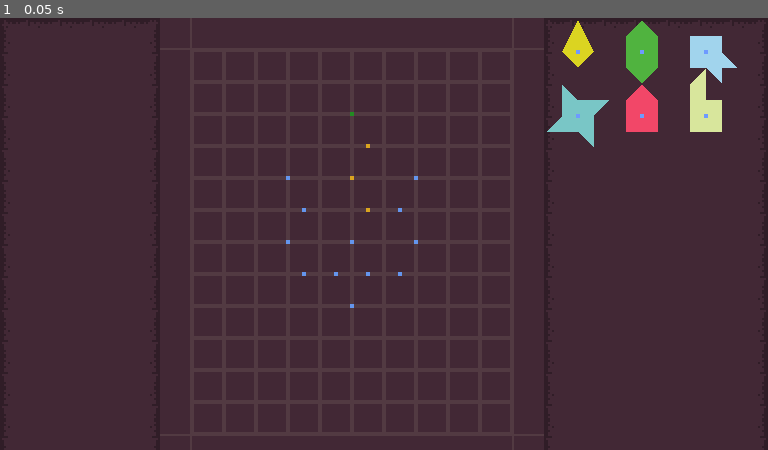
Above: before the commit, frame 1.
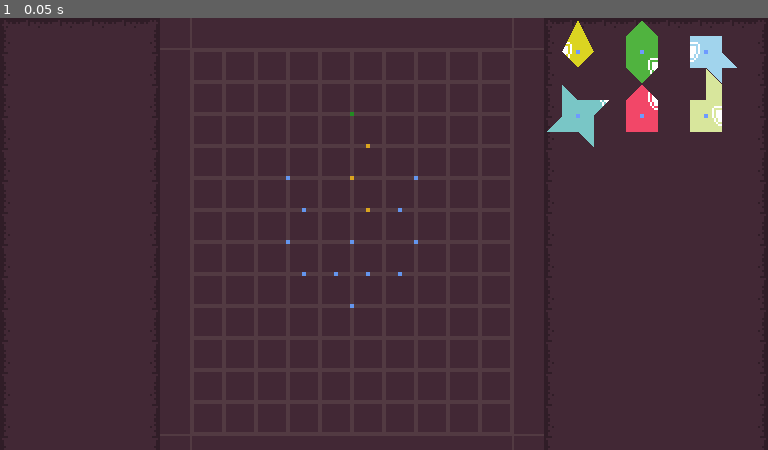
Above: after the commit, the same moment.

Repository: roam1n/forge
Game: Godot game, scene res://Scenes/foundryRoom.tscn
The game is run twice, just before and just after one commit, with the same random seed, the same clock (stepped at 60 frames per second) and the same inputs. The project has no main scene, so this scene is started directly.
Inputs:
- Up to frame 1 (0.05 s): no input

The runs differ from the first frame. In frame 1, 0.4% of the frame differs, in the area x 73-95%, y 5-25%.

Commit message:
feat:随机生成魔纹的位置

Diff:
--- a/Elements/backpack/chunk.gd
+++ b/Elements/dotMatrix/chunk.gd
@@ -2,7 +2,10 @@
 
 @onready var collision_polygon_2d: CollisionPolygon2D = $CollisionPolygon2D
 @onready var polygon_2d: Polygon2D = $Polygon2D
+@onready var polygon_2d_2: Polygon2D = $Polygon2D2
 @onready var dot: Polygon2D = $Dot
+
+const _010 = preload("res://assets/magic_patterns/010.png")
 
 signal focus_chunk(chunk: Area2D)
 signal unfocus_chunk(chunk: Area2D)
@@ -41,6 +44,11 @@
 		collision_polygon_2d.polygon = new_polygon
 	if polygon_2d is Polygon2D:
 		polygon_2d.polygon = new_polygon
+		polygon_2d_2.polygon = new_polygon
+		polygon_2d_2.texture = _010
+		data.generate_patterns_data()
+		if data.patterns_data.size() > 0:
+			polygon_2d_2.texture_offset = Vector2(CHUNK_SCALE,CHUNK_SCALE) - data.patterns_data.keys().pick_random() * CHUNK_SCALE
 
 # 按住鼠标左键移动chunk，点击一下鼠标右键旋转一次块
 func _on_input_event(_viewport: Node, event: InputEvent, _shape_idx: int) -> void:
--- a/Elements/backpack/chunk.tscn
+++ b/Elements/dotMatrix/chunk.tscn
@@ -1,6 +1,6 @@
 [gd_scene load_steps=3 format=3 uid="uid://cs0b85gxou0vh"]
 
-[ext_resource type="Script" path="res://Elements/backpack/chunk.gd" id="1_jgg18"]
+[ext_resource type="Script" path="res://Elements/dotMatrix/chunk.gd" id="1_jgg18"]
 [ext_resource type="Resource" uid="uid://d0nrip1wymjnb" path="res://dataTables/chunks/starlight.tres" id="2_cacq0"]
 
 [node name="Chunk" type="Area2D" groups=["chunk"]]
@@ -14,6 +14,8 @@
 [node name="Polygon2D" type="Polygon2D" parent="."]
 polygon = PackedVector2Array(-5, -5, 5, -5, 5, 5, -5, 5)
 
+[node name="Polygon2D2" type="Polygon2D" parent="."]
+
 [node name="Dot" type="Polygon2D" parent="."]
 color = Color(0.435294, 0.603922, 1, 1)
 polygon = PackedVector2Array(-1, -1, 1, -1, 1, 1, -1, 1)
--- a/Scenes/foundryRoom.tscn
+++ b/Scenes/foundryRoom.tscn
@@ -2,7 +2,7 @@
 
 [ext_resource type="Script" path="res://Scenes/foundryRoom.gd" id="1_q1cvm"]
 [ext_resource type="Texture2D" uid="uid://cc5msn0226lda" path="res://assets/0x72_16x16DungeonTileset.v5.png" id="2_env5p"]
-[ext_resource type="PackedScene" uid="uid://cs0b85gxou0vh" path="res://Elements/backpack/chunk.tscn" id="2_nsnny"]
+[ext_resource type="PackedScene" uid="uid://cs0b85gxou0vh" path="res://Elements/dotMatrix/chunk.tscn" id="2_nsnny"]
 [ext_resource type="PackedScene" uid="uid://b2im3a2kfprgu" path="res://Elements/dotMatrix/dot_matrix.tscn" id="2_ot4po"]
 [ext_resource type="Resource" uid="uid://dgg1m1rgwiv1r" path="res://dataTables/chunks/tidal.tres" id="3_rgvl5"]
 [ext_resource type="Resource" uid="uid://cmr62hpr1bk26" path="res://dataTables/chunks/life.tres" id="3_sq5br"]
--- a/dataTables/chunks/blaze.tres
+++ b/dataTables/chunks/blaze.tres
@@ -4,6 +4,7 @@
 
 [resource]
 script = ExtResource("1_awf4w")
+name = "烈焰"
 polygon = PackedVector2Array(-0.999, -0.999, 0, -1.999, 0.999, -0.999, 0.999, 0.999, -0.999, 0.999)
-name = "烈焰"
 color = Color(0.949869, 0.2811, 0.408495, 1)
+patterns_data = {}
--- a/dataTables/chunks/life.tres
+++ b/dataTables/chunks/life.tres
@@ -4,6 +4,7 @@
 
 [resource]
 script = ExtResource("1_ienpv")
+name = "生命"
 polygon = PackedVector2Array(-0.999, -0.999, 0, -1.999, 0.999, -0.999, 0.999, 0.999, 0, 1.999, -0.999, 0.999)
-name = "生命"
 color = Color(0.317647, 0.701961, 0.25098, 1)
+patterns_data = {}
--- a/dataTables/chunks/resonance.tres
+++ b/dataTables/chunks/resonance.tres
@@ -4,6 +4,7 @@
 
 [resource]
 script = ExtResource("1_1m2x8")
-polygon = PackedVector2Array(-0.999, 0.999, 0.999, 0.999, 0.999, -0.999, -0.001, -0.999, -0.001, -2.999, -0.999, -1.999)
 name = "共鸣"
+polygon = PackedVector2Array(-0.999, 0.999, 0.999, 0.999, 0.999, -1.999, 0.001, -2.999, 0.001, -0.999, -0.999, -0.999)
 color = Color(0.85098, 0.905882, 0.611765, 1)
+patterns_data = {}
--- a/dataTables/chunks/starlight.tres
+++ b/dataTables/chunks/starlight.tres
@@ -4,6 +4,7 @@
 
 [resource]
 script = ExtResource("1_5bdfp")
+name = "星辉"
 polygon = PackedVector2Array(0, -1.999, 0.999, 0, 0, 0.999, -0.999, 0)
-name = "星辉"
 color = Color(0.858824, 0.835294, 0.129412, 1)
+patterns_data = {}
--- a/dataTables/chunks/storm.tres
+++ b/dataTables/chunks/storm.tres
@@ -4,6 +4,7 @@
 
 [resource]
 script = ExtResource("1_dptxy")
+name = "风暴"
 polygon = PackedVector2Array(-0.001, -0.999, 1.999, -0.999, 0.999, -0.001, 0.999, 1.999, 0.001, 0.999, -1.999, 0.999, -0.999, 0.001, -0.999, -1.999)
-name = "风暴"
 color = Color(0.478431, 0.780392, 0.780392, 1)
+patterns_data = {}
--- a/dataTables/chunks/tidal.tres
+++ b/dataTables/chunks/tidal.tres
@@ -4,6 +4,7 @@
 
 [resource]
 script = ExtResource("1_a62ai")
+name = "潮汐"
 polygon = PackedVector2Array(-0.999, -0.999, 0.999, -0.999, 0.999, 0, 1.999, 0.999, 0.999, 0.999, 0.999, 1.999, 0, 0.999, -0.999, 0.999)
-name = "潮汐"
 color = Color(0.635294, 0.835294, 0.933333, 1)
+patterns_data = {}
--- a/scripts/Chunk.gd
+++ b/scripts/Chunk.gd
@@ -1,6 +1,99 @@
 class_name Chunk
 extends Resource
 
-@export var polygon: PackedVector2Array = PackedVector2Array()
 @export var name: String
+@export var polygon: PackedVector2Array :
+	set(value):
+		_format_polygon = _handle_polygon(value)
+		polygon = value
 @export_color_no_alpha var color: Color = Color.GAINSBORO
+@export var patterns_data: Dictionary
+
+var _format_polygon: PackedVector2Array
+
+
+# 通过遍历点，生成可生成魔纹的中心点位置及包含魔纹哪些部分
+func generate_patterns_data() -> void:
+	_check_point_of_first_ring(2)
+	_check_point_of_first_ring(3)
+	_check_point_of_first_ring(1)
+
+# 目前点的数据为了相邻的点不产生重叠，有一定点偏移量
+func _check_point_of_first_ring(num: int) -> void:
+	var points: PackedVector2Array = _generate_square_points(Vector2(0,0), num)
+	for point in points:
+		var ring_points: PackedVector2Array = _generate_square_points(point, 1)
+		var intersect_polygons: Array[PackedVector2Array] = Geometry2D.intersect_polygons(ring_points , _format_polygon )
+		if num == 1:
+			print(intersect_polygons)
+		if intersect_polygons.size() > 0:
+			var edges: Array = intersect_polygons.map(func(i): return _check_same_edges(i * Transform2D(0.0, point)))[0]
+			if edges.size() > 0:
+				# 记录相交的点，和点包含点边
+				patterns_data[point] = edges
+			#print(name, ": ",point, "    ", intersect_polygons.map(func(i): return _check_same_edges( i * Transform2D(0.0, point) )) ,"    ", intersect_polygons.map(func(i): return  i * Transform2D(0.0, point)  ))
+
+# 围绕中心点，生成正方形
+func _generate_square_points(center: Vector2, size: int) -> PackedVector2Array:
+	var points: PackedVector2Array = PackedVector2Array()
+	# 计算正方形的四个角的位置
+	var top_left: Vector2 = center + Vector2(-size, -size)
+	var top_right: Vector2 = center + Vector2(size, -size)
+	var bottom_right: Vector2 = center + Vector2(size, size)
+	var bottom_left: Vector2 = center + Vector2(-size, size)
+	# 顶边
+	for x in range(top_left.x, top_right.x):
+		points.append(Vector2(x, top_left.y))
+	# 右边
+	for y in range(top_right.y, bottom_right.y):
+		points.append(Vector2(top_right.x, y))
+	# 底边
+	for x in range(bottom_right.x, bottom_left.x, -1):
+		points.append(Vector2(x, bottom_right.y))
+	# 左边
+	for y in range(bottom_left.y, top_left.y, -1):
+		points.append(Vector2(bottom_left.x, y))
+	return points
+
+# 将polygon中点0.999变成1等等
+func _handle_polygon(curr_polygon: PackedVector2Array) -> PackedVector2Array:
+	var format_polygon: PackedVector2Array = []
+	for point in curr_polygon:
+		format_polygon.append(Vector2(round(point.x), round(point.y)))
+	return format_polygon
+
+# 找到与魔纹的正方形重叠的边
+func _check_same_edges(polygon_a: PackedVector2Array) -> Array:
+	var points = _generate_square_points(Vector2(0,0), 1)
+	var p_i: int = 1
+	var edges: Array = []
+	points.append(Vector2(-1,-1))
+	var new_polygon = _filter_points(polygon_a)
+	# 三个点以上才是闭合的形状
+	if new_polygon.size() < 3 :
+		return []
+	while p_i < points.size():
+		var a = PackedVector2Array([Vector2(0,0),points[p_i - 1],points[p_i]])
+		var t = Geometry2D.intersect_polygons(new_polygon, a)
+		if t.size()>0 and abs(_calculate_polygon_area(t[0]) - _calculate_polygon_area(a)) < 0.01:
+			edges.append(p_i)
+		p_i += 1
+	return edges
+
+# 过滤掉小数点后面有数字的点
+func _filter_points(polygon_a: PackedVector2Array) -> PackedVector2Array:
+	var filtered_points = []
+	for point in polygon_a:
+		if point.x == round(point.x) and point.y == round(point.y):
+			filtered_points.append(point)
+	return filtered_points
+
+# 计算多边形的面积
+func _calculate_polygon_area(polygon_a: PackedVector2Array) -> float:
+	var area: float = 0.0
+	var n: int = polygon_a.size()
+	for i in range(n):
+		var j: int = (i + 1) % n
+		area += polygon_a[i].x * polygon_a[j].y
+		area -= polygon_a[i].y * polygon_a[j].x
+	return abs(area) / 2.0
Binary file added: assets/magic_patterns/001.png
Not shown, added: assets/magic_patterns/001.png.import
Binary file added: assets/magic_patterns/002.png
Not shown, added: assets/magic_patterns/002.png.import
Binary file added: assets/magic_patterns/003.png
Not shown, added: assets/magic_patterns/003.png.import
Binary file added: assets/magic_patterns/004.png
Not shown, added: assets/magic_patterns/004.png.import
Binary file added: assets/magic_patterns/005.png
Not shown, added: assets/magic_patterns/005.png.import
Binary file added: assets/magic_patterns/006.png
Not shown, added: assets/magic_patterns/006.png.import
(and 12 more such lines)
